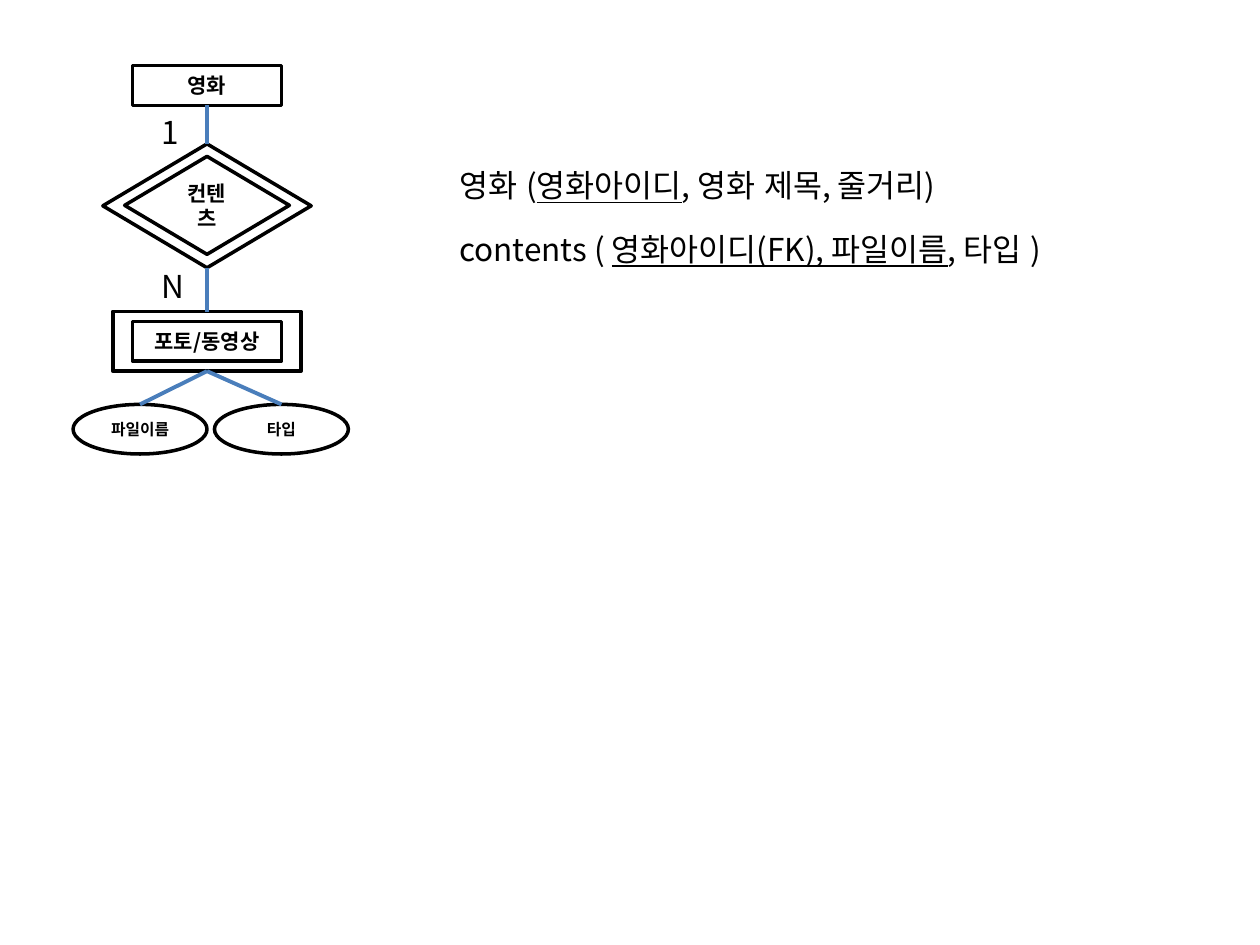
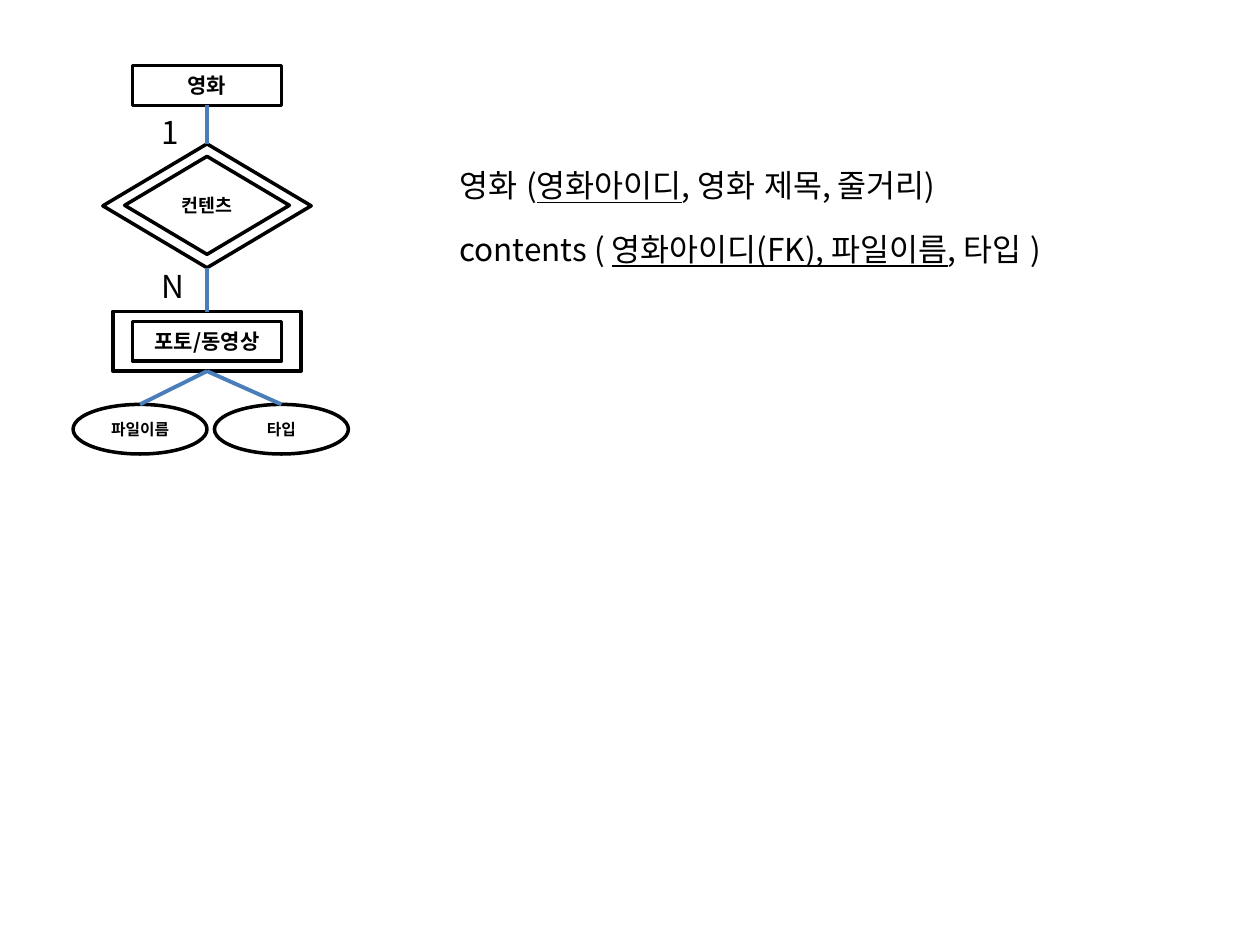
Before and after one commit to aiacademyjin/classproject, a slide deck: slide 9 of ERD/erd.pptx. Drawn at 1260x945 pixels with LibreOffice and Linux fonts; fonts in the diff are those of the drawing. Boxes give left, top, right and bottom in pixels: in the first picture for what was removed or moved away, otherwise in the second. Text is boxed around its words. In the diff, an @@ line names an element or a change of style, - is before the commit and + after.

```diff
--- a/ERD/erd.pptx
+++ b/ERD/erd.pptx
@@ diamond "컨텐츠" at (125, 156, 290, 255): size 12 to 10.5 pt @@
```
Also in this commit, not shown: 1 other slide changed.
